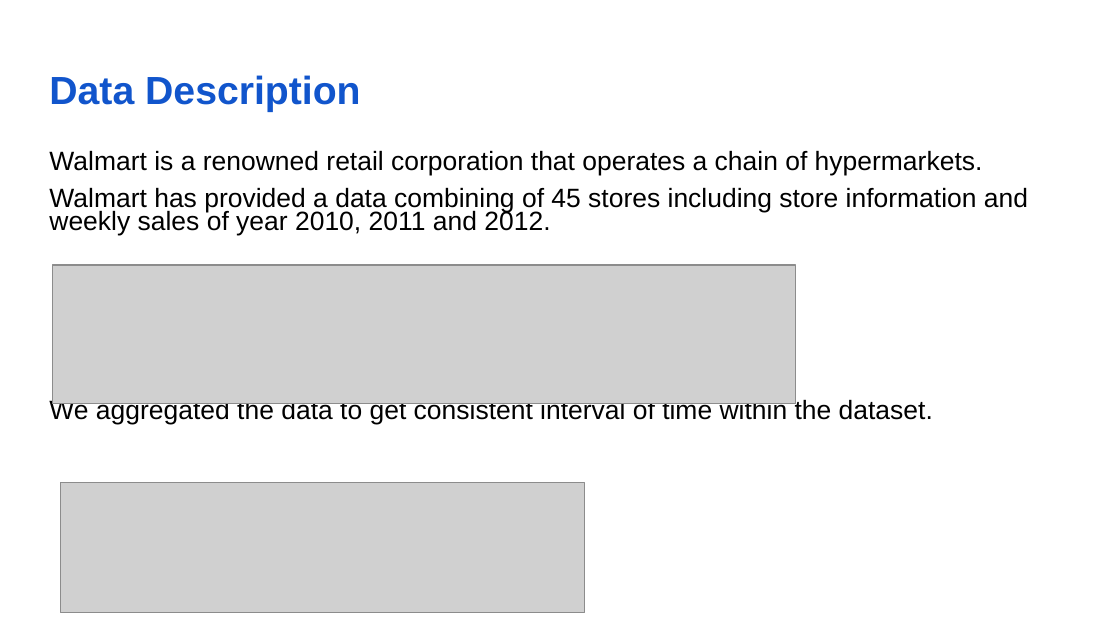
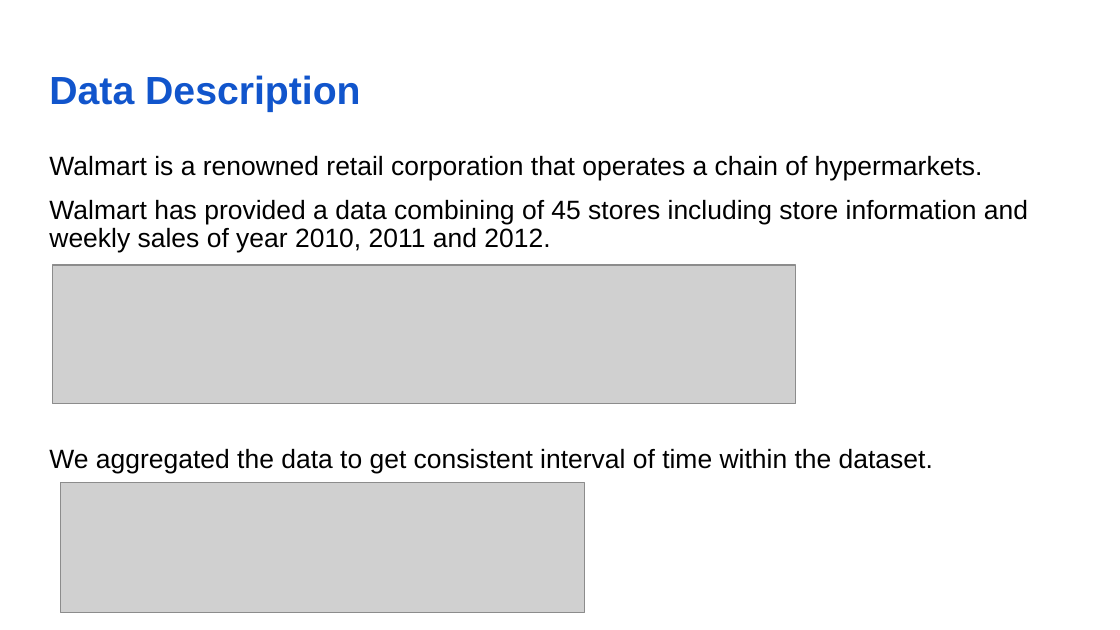
Before and after one commit to vaibhavimukadam/BussinessForecasting-WalmartSaleAnalysis, a slide deck: slide 2 of BusinessForecasting_group9.pptx. Drawn at 1120x630 pixels with LibreOffice and Linux fonts; fonts in the diff are those of the drawing; grey boxes stand for pictures. Boxes give left, top, right and bottom in pixels: in the first picture for what was removed or moved away, otherwise in the second. Text is boxed around its words. In the diff, an @@ line names an element or a change of style, - is before the commit and + after.

```diff
--- a/BusinessForecasting_group9.pptx
+++ b/BusinessForecasting_group9.pptx
@@ text "Walmart is a renowned retail ..." at (49, 155, 1028, 474): line spacing 0.7 to 0.9 @@
```
Also in this commit, not shown: 8 other slides changed, 4 slides added, 2 slides removed, 4 other files.
